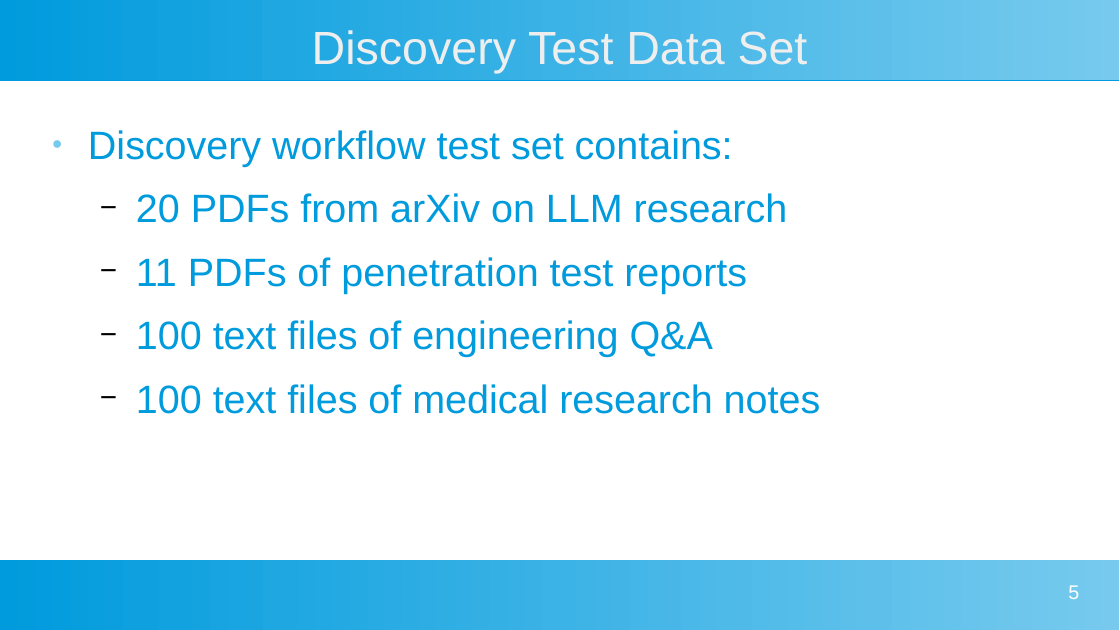
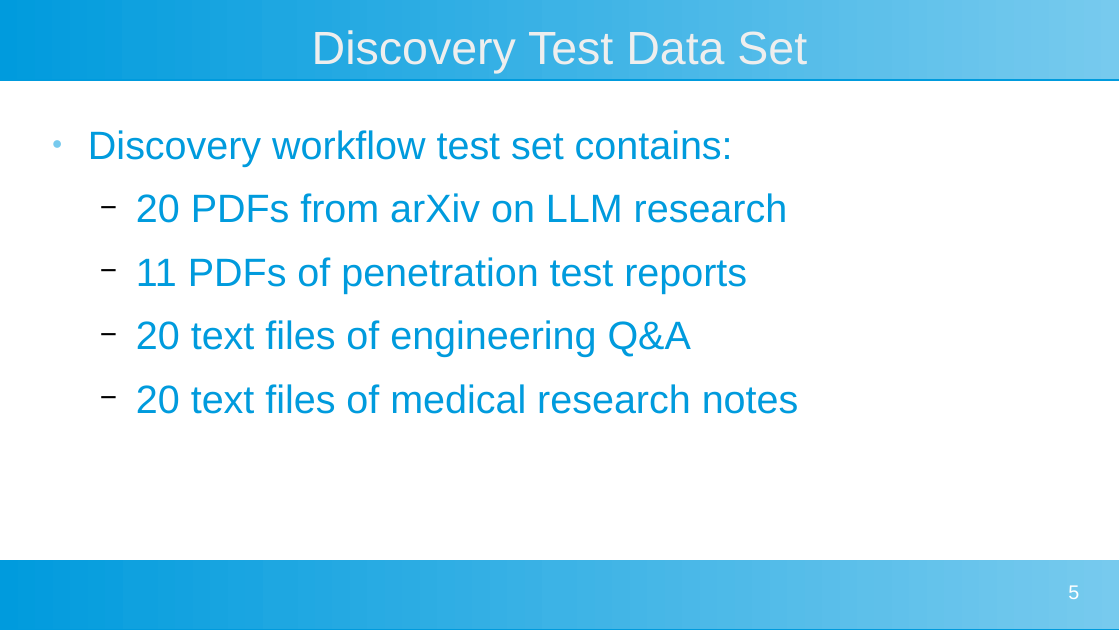
Before and after one commit to DarlowieTechnology/a_bridge_too_far, a slide deck: slide 5 of architecture/Discovery Workflow.pptx. Drawn at 1120x630 pixels with LibreOffice and Linux fonts; fonts in the diff are those of the drawing. Boxes give left, top, right and bottom in pixels: in the first picture for what was removed or moved away, otherwise in the second. Text is boxed around its words. In the diff, an @@ line names an element or a change of style, - is before the commit and + after.

Commit message:
Discover tests

```diff
--- a/architecture/Discovery Workflow.pptx
+++ b/architecture/Discovery Workflow.pptx
@@ text at (x1=136, y1=320, x2=799, y2=414): text changed @@
-  − 100 text files of engineering Q&A
-  − 100 text files of medical research notes
+  − 20 text files of engineering Q&A
+  − 20 text files of medical research notes
```
Also in this commit, not shown: 2 other slides changed, 1 slide added, 4 other files.
